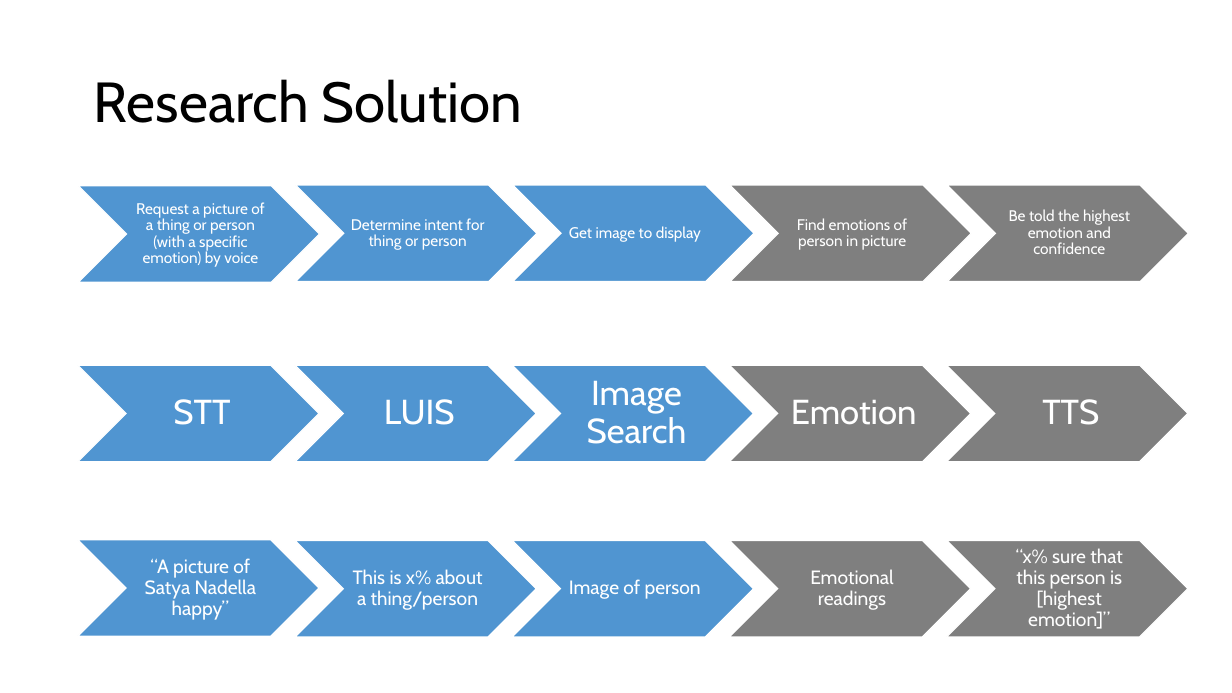
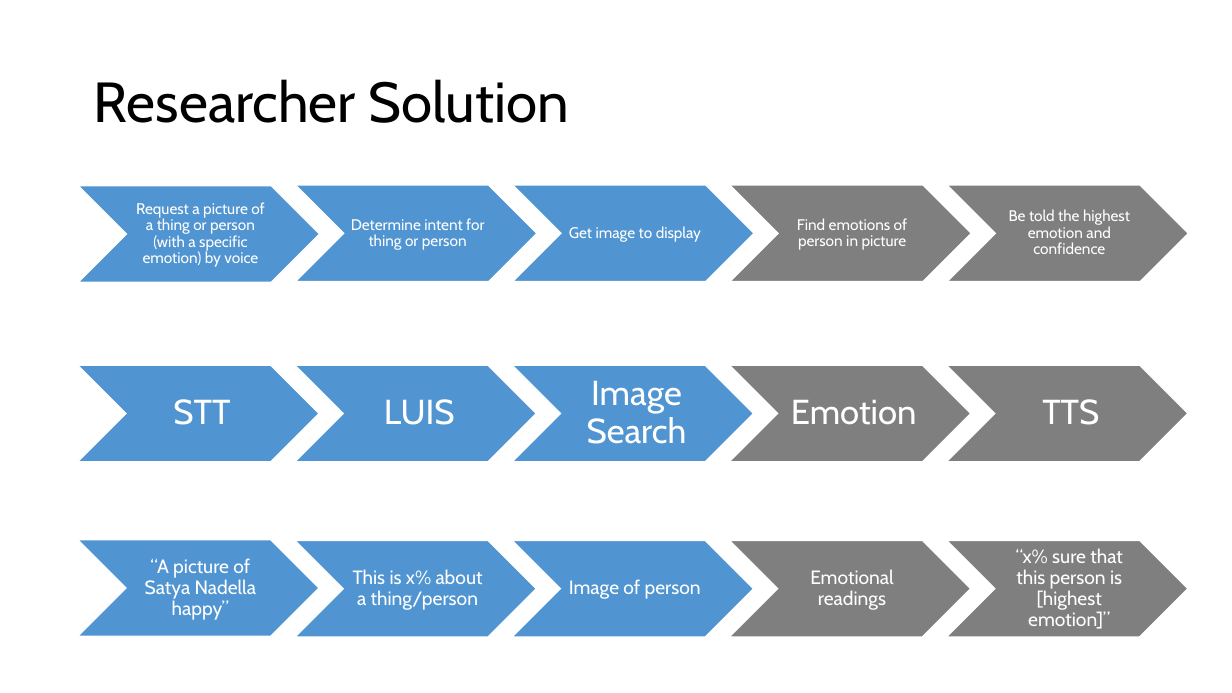
Before and after one commit to warpyu/TechnicalCommunityContent, a slide deck: slide 5 of Intelligent Services/Cognitive Services/Session 2 - Starting with Cognitive Services/Starting with Cognitive Services.pptx (slide 4 before the commit). Drawn at 1232x693 pixels with LibreOffice and Linux fonts; fonts in the diff are those of the drawing. Boxes give left, top, right and bottom in pixels: in the first picture for what was removed or moved away, otherwise in the second. Text is boxed around its words. In the diff, an @@ line names an element or a change of style, - is before the commit and + after.

```diff
--- a/Intelligent Services/Cognitive Services/Session 2 - Starting with Cognitive Services/Starting with Cognitive Services.pptx
+++ b/Intelligent Services/Cognitive Services/Session 2 - Starting with Cognitive Services/Starting with Cognitive Services.pptx
@@ title at bbox=[94, 79, 570, 123]: text changed @@
-Research Solution
+Researcher Solution
```
Also in this commit, not shown: 3 other slides changed, 1 slide removed.
